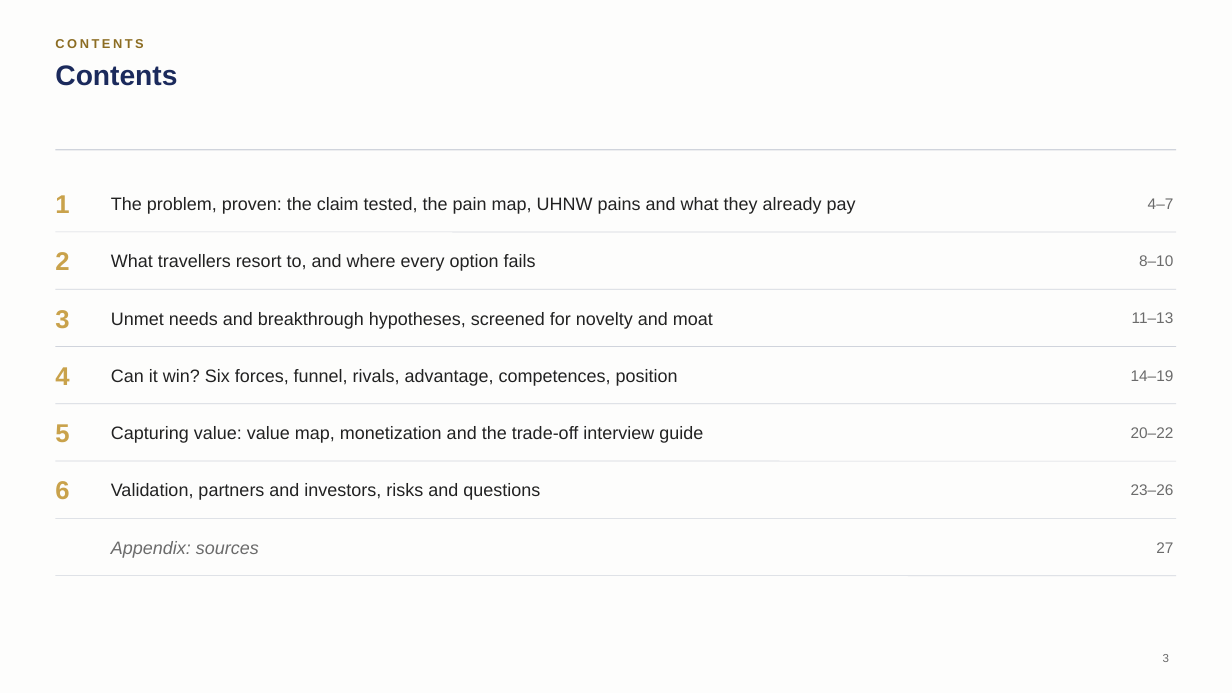
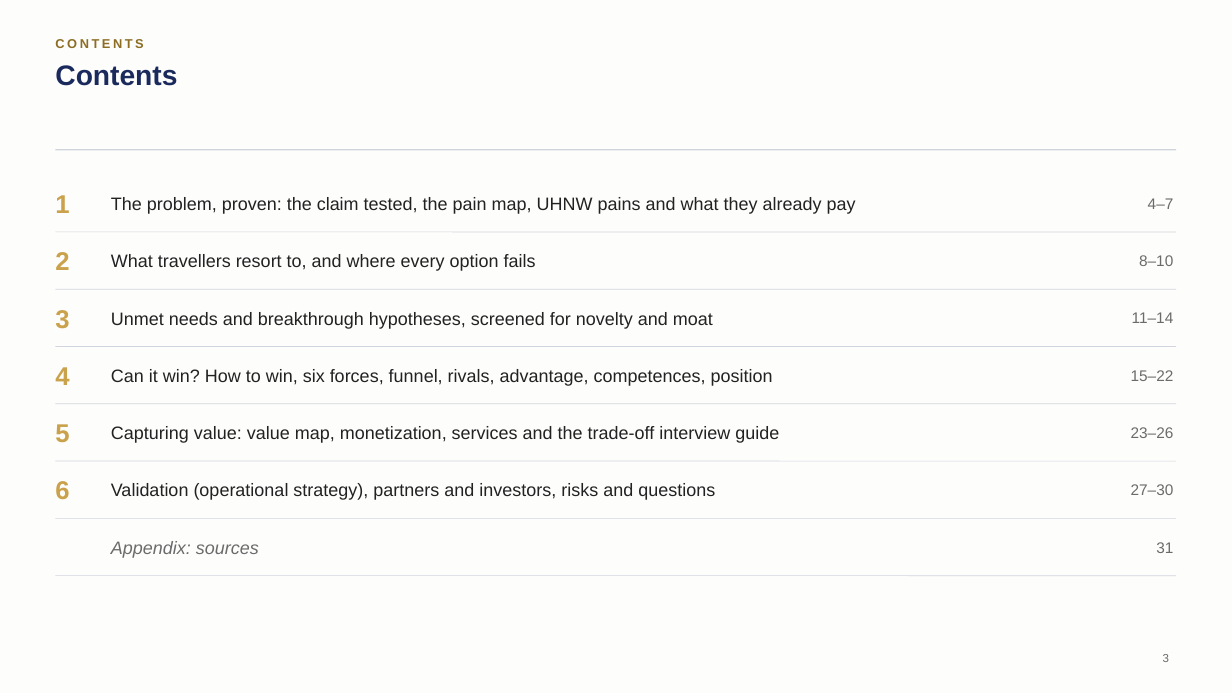
Before and after one commit to algarcalebe-web/legendary-bassoon, a slide deck: slide 3 of deck/Private_Travel_Assurance_Strategy_Deck.pptx. Drawn at 1232x693 pixels with LibreOffice and Linux fonts; fonts in the diff are those of the drawing. Boxes give left, top, right and bottom in pixels: in the first picture for what was removed or moved away, otherwise in the second. Text is boxed around its words. In the diff, an @@ line names an element or a change of style, - is before the commit and + after.

```diff
--- a/deck/Private_Travel_Assurance_Strategy_Deck.pptx
+++ b/deck/Private_Travel_Assurance_Strategy_Deck.pptx
@@ text at box(1132, 312, 1174, 323): text changed @@
-11–13
+11–14
@@ text at box(111, 369, 773, 386): text changed @@
-Can it win? Six forces, funnel, rivals, advantage, competences, position
+Can it win? How to win, six forces, funnel, rivals, advantage, competences, position
@@ text at box(1131, 370, 1174, 381): text changed @@
-14–19
+15–22
@@ text "23–26": place and size @@
-text "23–26" at box(1131, 484, 1174, 495)
+text "23–26" at box(1131, 427, 1174, 438)
@@ text at box(111, 426, 779, 443): text changed @@
-Capturing value: value map, monetization and the trade-off interview guide
+Capturing value: value map, monetization, services and the trade-off interview guide
@@ text removed at box(1131, 427, 1174, 438) @@
-20–22
@@ text at box(111, 483, 715, 500): text changed @@
-Validation, partners and investors, risks and questions
+Validation (operational strategy), partners and investors, risks and questions
@@ text added at box(1131, 484, 1174, 495), 12 pt, text #6B6B6B @@
+27–30
@@ text at box(1156, 542, 1173, 553): text changed @@
-27
+31
```
Also in this commit, not shown: 5 other slides changed, 4 slides added, 2 other files.
